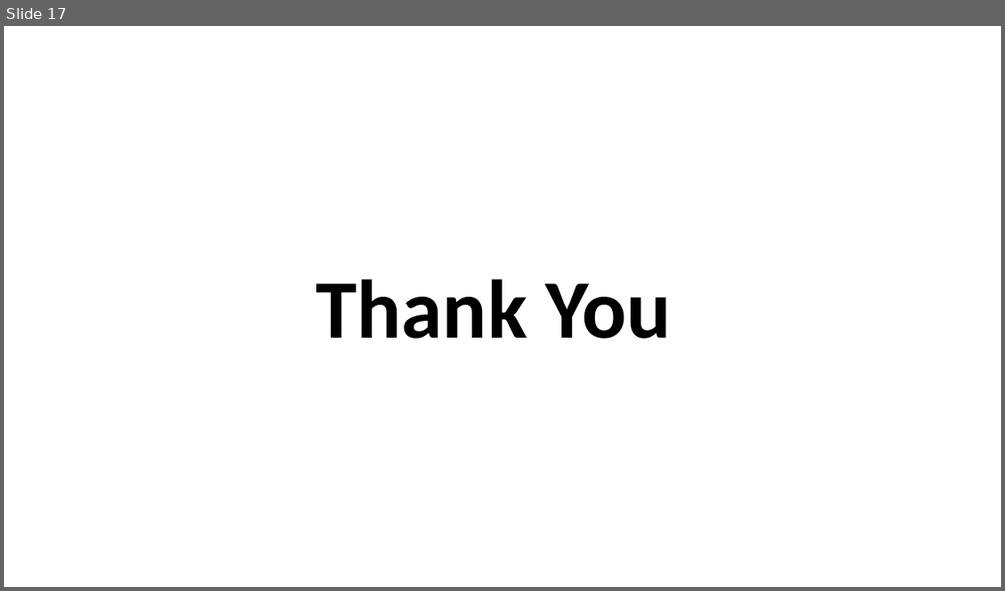
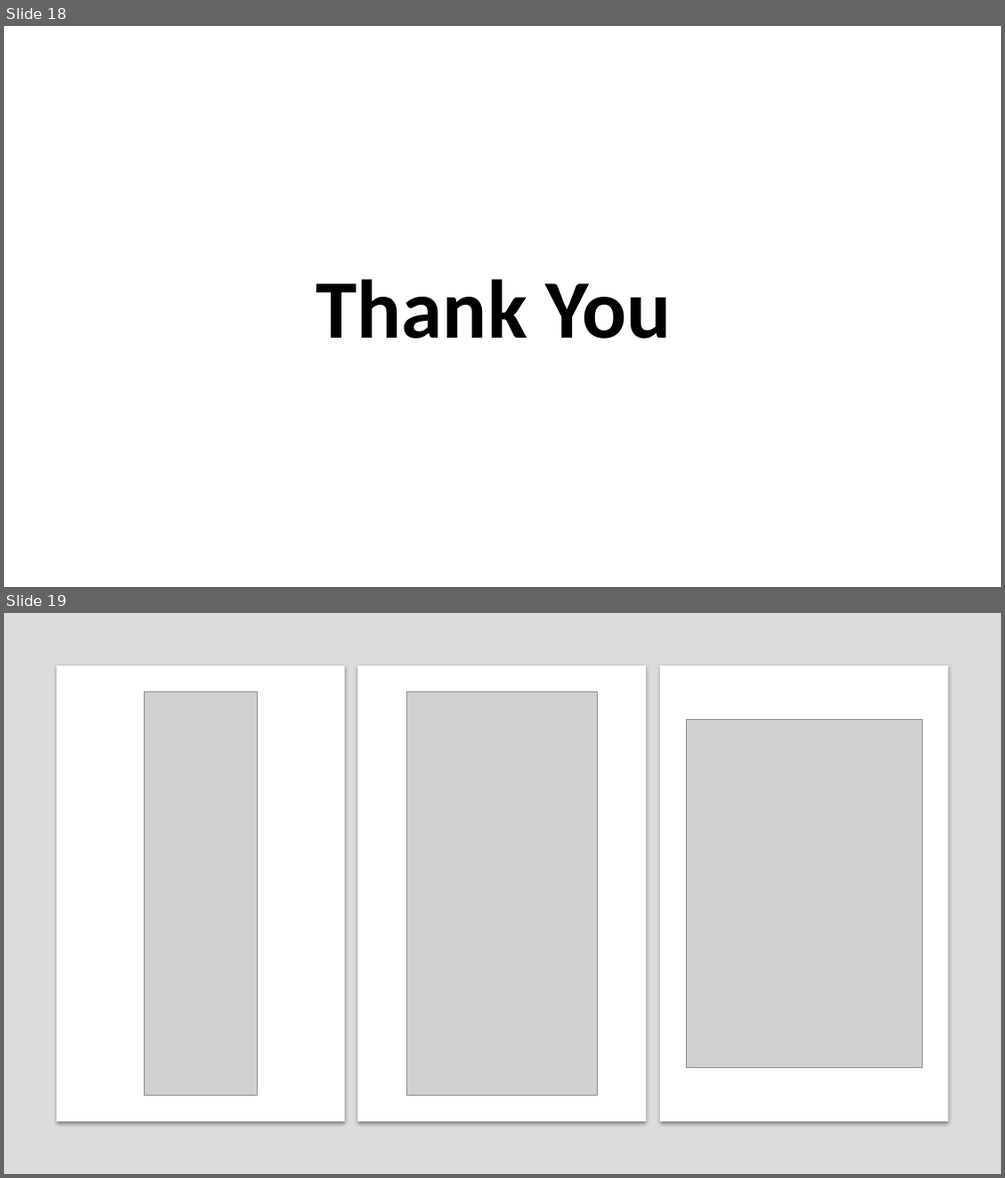
Before and after one commit to pabolukaruna7/kc, a slide deck: c13.pptx. Shown one above the other, each under a label of ours: slide 17 before the commit, slides 18 and 19 after it. The pictures are 1005x591 and 1005x1178 pixels, drawn with LibreOffice and Linux fonts; fonts in the diff are those of the drawing; grey boxes stand for pictures. Boxes give left, top, right and bottom in pixels: in the first picture for what was removed or moved away, otherwise in the second. Text is boxed around its words. In the diff, an @@ line names an element or a change of style, - is before the commit and + after.

```diff
--- a/c13.pptx
+++ b/c13.pptx
@@ slide 19 added at (4, 613, 1001, 1174), background #FFFFFF @@
@@ rectangle added at (4, 613, 1001, 1174), fill #D9D9D9 at 90% opacity @@
@@ rectangle added at (57, 666, 344, 1120), fill #FFFFFF @@
@@ rectangle added at (358, 666, 646, 1120), fill #FFFFFF @@
@@ rectangle added at (660, 666, 947, 1120), fill #FFFFFF @@
@@ picture added at (145, 692, 257, 1095) @@
@@ picture added at (406, 692, 597, 1095) @@
@@ picture added at (686, 720, 922, 1067) @@
@@ what was slide 17 is now slide 18 @@
```
Also in this commit, not shown: 2 slides changed, 7 other slides added, 6 slides removed.
